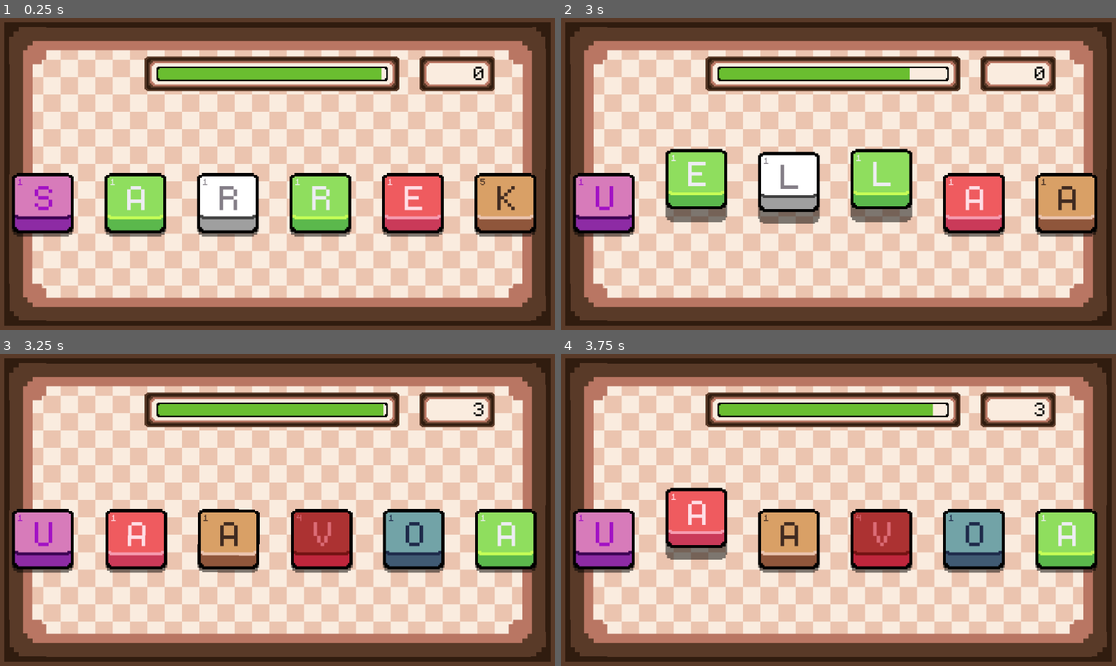
Above: before the commit, frames 1-4 (two rows, left to right).
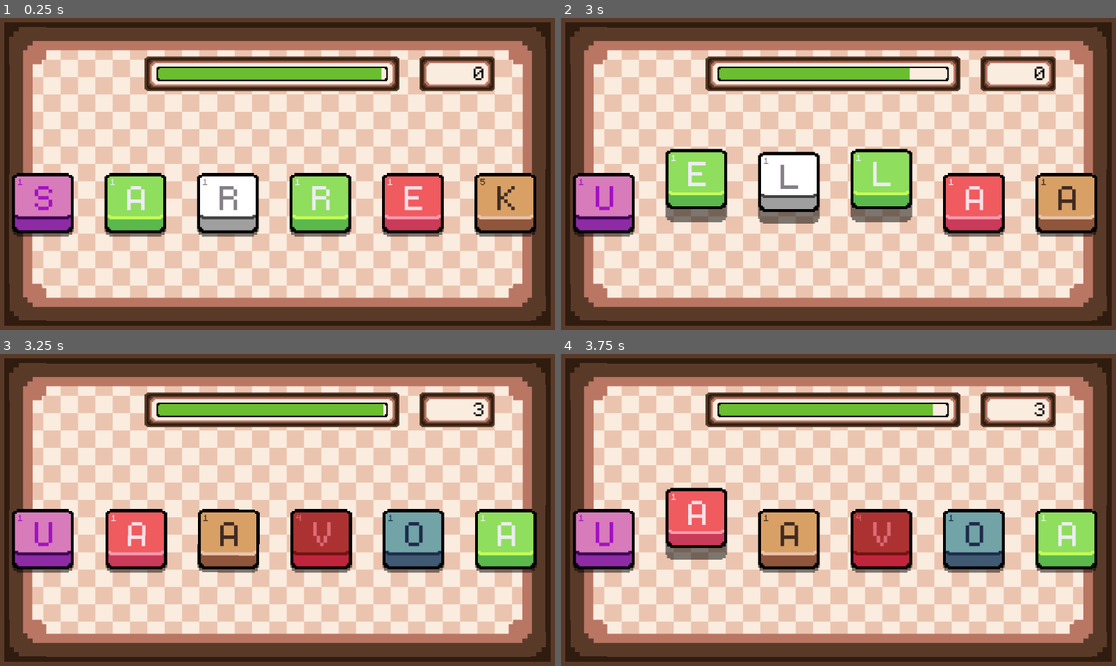
Above: after the commit, the same moments.

Repository: lohchness/Swivle
Game: Godot game, scene res://scenes/Game.tscn
The game is run twice, just before and just after one commit, with the same random seed, the same clock (stepped at 60 frames per second) and the same inputs.
Inputs (mouse positions are in pixels of both pictures, inside the frame that each line leads up to):
- Up to frame 1 (0.25 s): no input
- Up to frame 2 (3 s): tap Enter (DEBUG_END) at 0.5 s; move the mouse to (605, 205) at 0.52 s; hold 5 (FIVE) 0.53-1.25 s; click (605, 205) at 0.67 s; tap 4 (FOUR) at 0.8, 2.1 s; click (838, 186) at 1.25 s; move the mouse to (694, 205) at 2.02 s; click (694, 205) at 2.17 s; tap 1 (ONE) at 2.3 s; tap Space (Pivot) at 2.75 s; move the mouse to (788, 205) at 2.77 s; hold 1 (ONE) from 2.78 s (still down); click (788, 205) at 2.92 s
- Up to frame 3 (3.25 s): keep holding 1 (ONE); tap Space (Pivot) at 3.05 s
- Up to frame 4 (3.75 s): move the mouse to (694, 541) at 3.52 s; release 1 (ONE) at 3.53 s; tap Space (Pivot) at 3.6 s; click (694, 541) at 3.67 s

Frames 1-2 are identical in both runs. In frame 3, 0.3% of the frame differs, in the area x 52-97%, y 49-71%; in frame 4, nothing differs.

Commit message:
refactor: move input to input method

Diff:
--- a/scripts/Game.gd
+++ b/scripts/Game.gd
@@ -22,13 +22,12 @@
 	restart_key.restart_pressed.connect(Callable(self, "restart"))
 
 
-func _physics_process(_delta: float) -> void:
-	match game_state:
-		State.RUNNING:
-			if Input.is_action_just_pressed("DEBUG_END"):
+func _input(event: InputEvent) -> void:
+	if event.is_action_pressed("DEBUG_END"):
+		match game_state:
+			State.RUNNING:
 				game_over()
-		State.GAMEOVER:
-			if Input.is_action_just_pressed("DEBUG_END"):
+			State.GAMEOVER:
 				restart()
 
 
--- a/scripts/Hand.gd
+++ b/scripts/Hand.gd
@@ -42,35 +42,37 @@
 
 
 func _physics_process(delta: float) -> void:
-	if Input.is_action_just_pressed("Pivot"):
+	position = lerp(position, off_screen, 20 * delta)
+
+
+func _input(event: InputEvent) -> void:
+	if event.is_action_pressed("Pivot"):
 		if can_pivot(selected_keys):
 			pivot(selected_keys[0], selected_keys[1])
 
-	if Input.is_action_just_pressed("Submit"):
+	if event.is_action_pressed("Submit"):
 		selected_keys.sort()
 		if can_submit(selected_keys):
 			var str: String = get_hand_string(selected_keys.min(), selected_keys.max())
 			var score: int = get_score()
 			check_words.emit(str, score)
 
-	if Input.is_action_just_pressed("Release"):
+	if event.is_action_pressed("Release"):
 		for i: Key in keys:
 			i.deselect()
 
-	if Input.is_action_just_pressed("ONE"):
+	if event.is_action_pressed("ONE"):
 		keys[0].on_click()
-	if Input.is_action_just_pressed("TWO"):
+	if event.is_action_pressed("TWO"):
 		keys[1].on_click()
-	if Input.is_action_just_pressed("THREE"):
+	if event.is_action_pressed("THREE"):
 		keys[2].on_click()
-	if Input.is_action_just_pressed("FOUR"):
+	if event.is_action_pressed("FOUR"):
 		keys[3].on_click()
-	if Input.is_action_just_pressed("FIVE"):
+	if event.is_action_pressed("FIVE"):
 		keys[4].on_click()
-	if Input.is_action_just_pressed("SIX"):
+	if event.is_action_pressed("SIX"):
 		keys[5].on_click()
-
-	position = lerp(position, off_screen, 20 * delta)
 
 
 # Remove selected keys from game and generate new ones at the tail.
